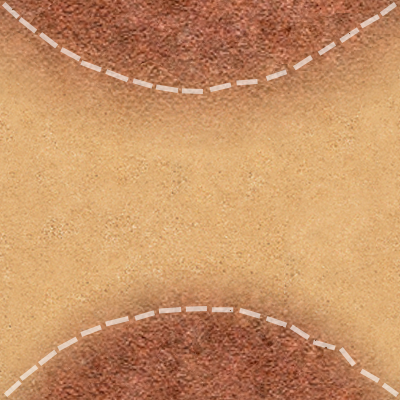
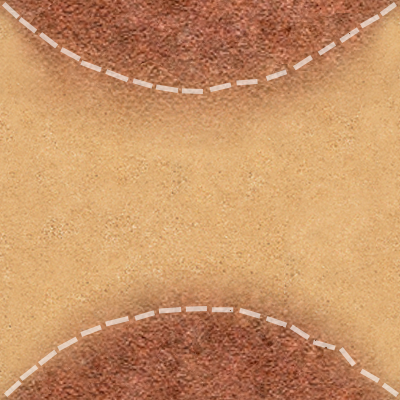
Two versions of the same layered image (400px x 400px). Layer-by-layer changes:
painted on "Линия 17" (2nd of 2) over [39, 46, 153, 87]
painted on "Слой 2" over [0, 0, 400, 400]
